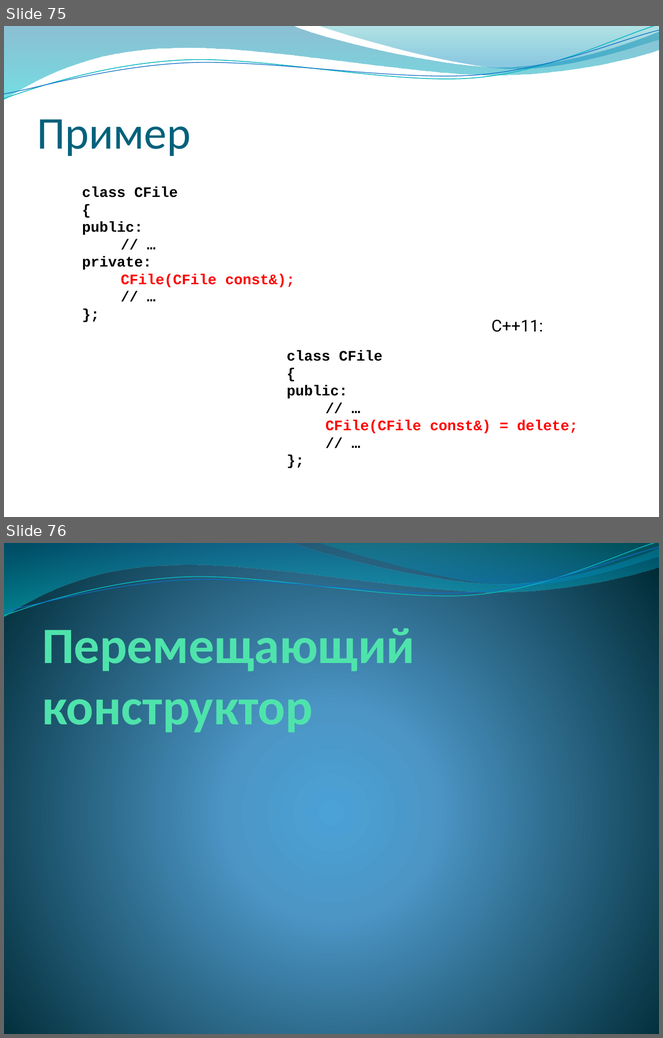
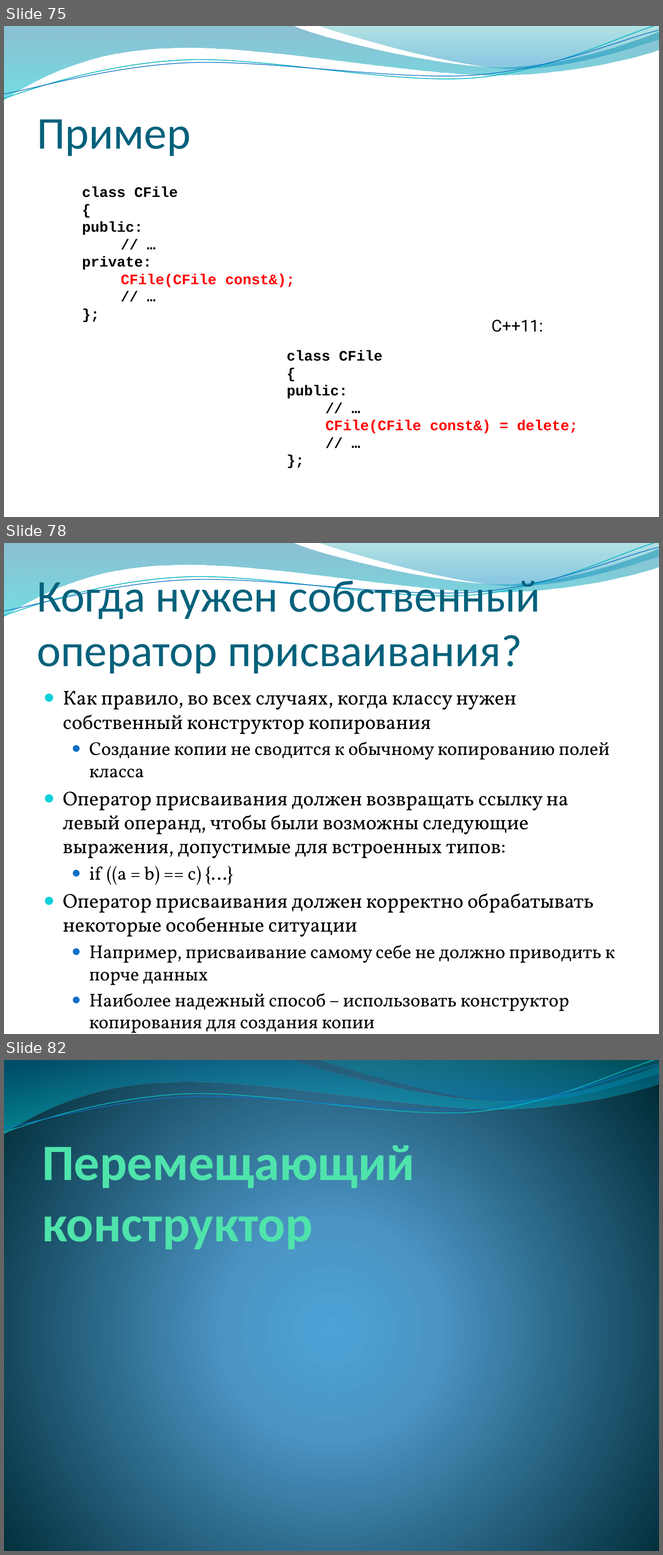
Before and after one commit to alexey-malov/oop, a slide deck: lectures/02/Основы ООП.pptx. Shown one above the other, each under a label of ours: slides 75 and 76 before the commit, slides 75, 78 and 82 after it; the slides between them are not shown. The pictures are 663x1038 and 663x1555 pixels, drawn with LibreOffice and Linux fonts; fonts in the diff are those of the drawing; background and template pictures are left out. Boxes give left, top, right and bottom in pixels: in the first picture for what was removed or moved away, otherwise in the second. Text is boxed around its words. In the diff, an @@ line names an element or a change of style, - is before the commit and + after.

```diff
--- a/lectures/02/Основы ООП.pptx
+++ b/lectures/02/Основы ООП.pptx
@@ slide 78 added at (4,543,659,1034), background picture (left out); not listed: 4 template elements that a slide beside it also shows @@
@@ title added at (37,574,541,674), 50 pt, text #04617B @@
+Когда нужен собственный оператор присваивания?
@@ text added at (63,691,615,1033), 22.1 pt, text #000000 @@
+● Как правило, во всех случаях, когда классу нужен собственный конструктор копирования
+  ● Создание копии не сводится к обычному копированию полей класса
+● Оператор присваивания должен возвращать ссылку на левый операнд, чтобы были возможны следующие выражения, допустимые для встроенных типов:
+  ● if ((a = b) == c) {…}
+● Оператор присваивания должен корректно обрабатывать некоторые особенные ситуации
+  ● Например, присваивание самому себе не должно приводить к порче данных
+  ● Наиболее надежный способ – использовать конструктор копирования для создания копии
@@ what was slide 76 is now slide 82 @@
```
Also in this commit, not shown: 1 slide changed, 10 other slides added, 1 other file.
